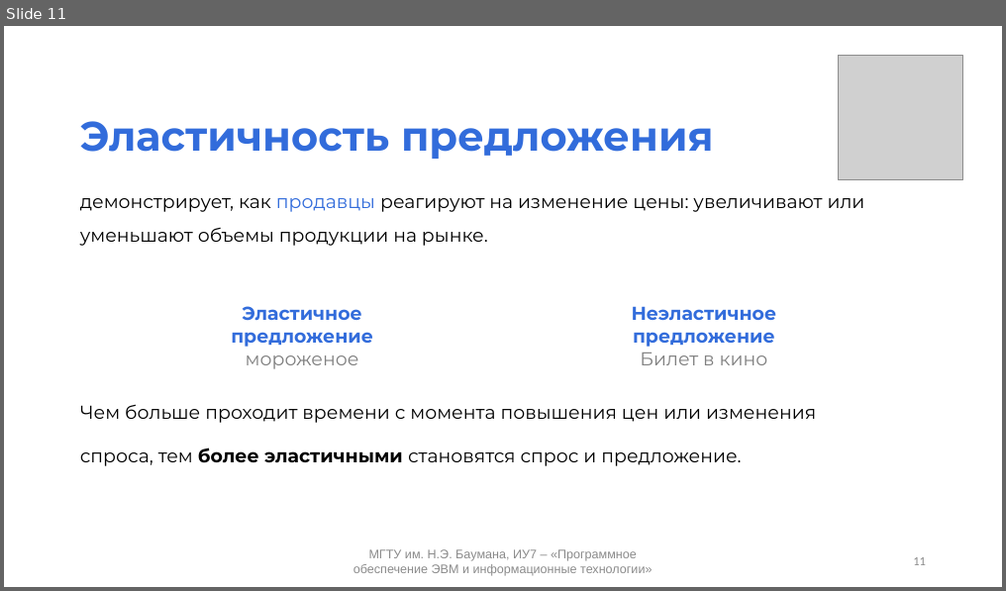
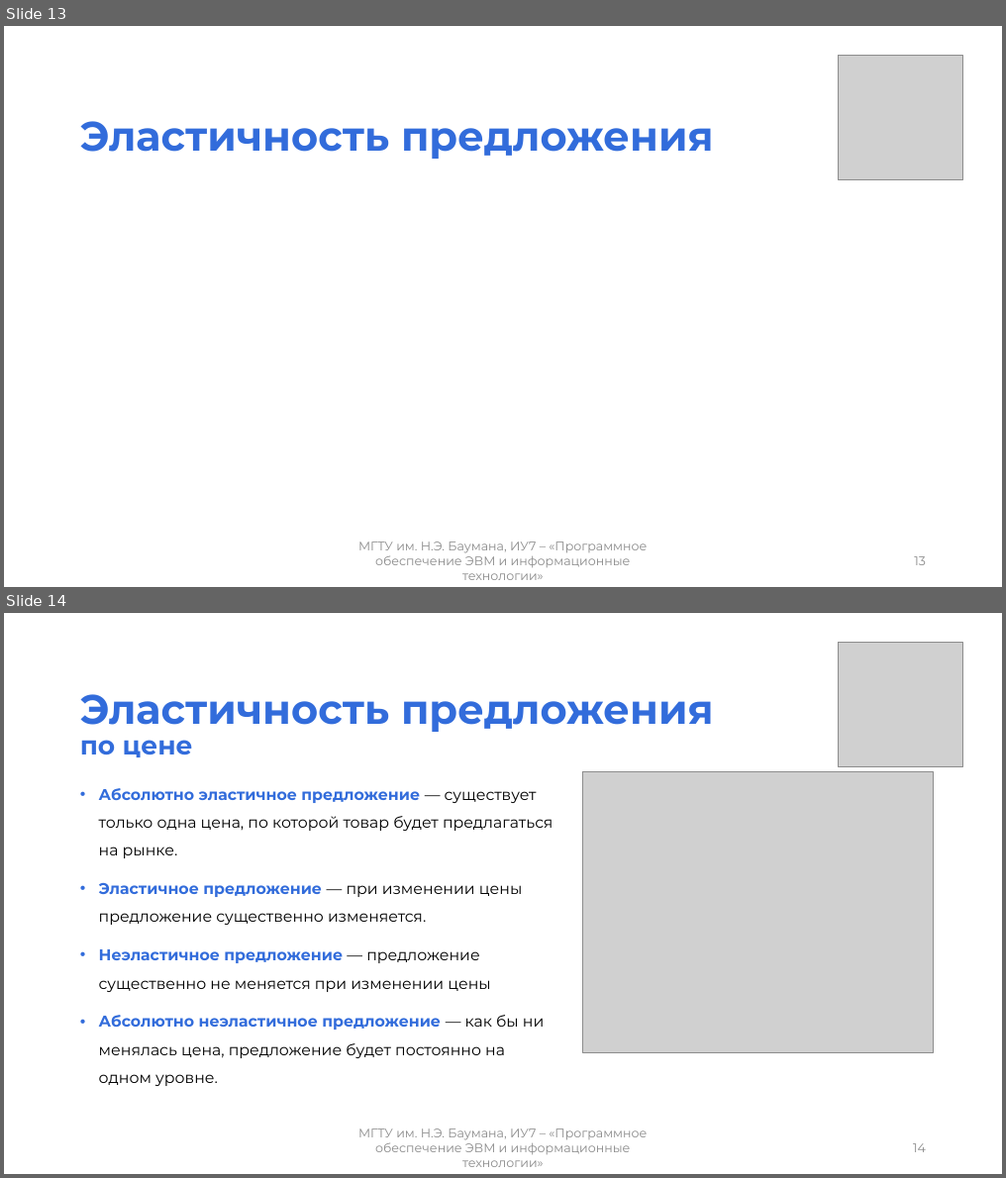
Before and after one commit to mshsvnv/Economics, a slide deck: module_01/pres.pptx. Shown one above the other, each under a label of ours: slide 11 before the commit, slides 13 and 14 after it. The pictures are 1006x591 and 1006x1178 pixels, drawn with LibreOffice and Linux fonts; fonts in the diff are those of the drawing; grey boxes stand for pictures. Boxes give left, top, right and bottom in pixels: in the first picture for what was removed or moved away, otherwise in the second. Text is boxed around its words. In the diff, an @@ line names an element or a change of style, - is before the commit and + after.

```diff
--- a/module_01/pres.pptx
+++ b/module_01/pres.pptx
@@ slide 14 added at (4,613,1002,1174), background #FFFFFF @@
@@ picture added at (839,642,963,766) @@
@@ title added at (80,694,714,758), 39.6 pt, text #326CDB, bold @@
+Эластичность предложения
+по цене
@@ text added at (99,788,552,1086), 15 pt, text #000000 @@
+• Абсолютно эластичное предложение — существует только одна цена, по которой товар будет предлагаться на рынке.
+• Эластичное предложение — при изменении цены предложение существенно изменяется.
+• Неэластичное предложение — предложение существенно не меняется при изменении цены
+• Абсолютно неэластичное предложение — как бы ни менялась цена, предложение будет постоянно на одном уровне.
@@ picture added at (583,771,934,1054) @@
@@ text added at (358,1129,647,1167), 12 pt, text #8C8C8C @@
+МГТУ им. Н.Э. Баумана, ИУ7 – «Программное обеспечение ЭВМ и информационные технологии»
@@ page number added at (913,1144,926,1153), 12 pt, text #8C8C8C @@
+14
@@ what was slide 11 is now slide 13 @@
@@ slide 13 changed as well @@
@@ text removed at (80,198,865,467) @@
-демонстрирует, как продавцы реагируют на изменение цены: увеличивают или уменьшают объемы продукции на рынке.
-Чем больше проходит времени с момента повышения цен или изменения
-спроса, тем более эластичными становятся спрос и предложение.
@@ text removed at (231,306,373,370) @@
-Эластичное предложение
-мороженое
@@ text removed at (632,306,777,366) @@
-Неэластичное предложение
-Билет в кино
@@ text "МГТУ им. Н.Э. Баумана, ИУ7 ..." at (358,542,647,580): font Arial to Montserrat @@
@@ page number at (914,557,926,566): text changed; font Calibri to Montserrat @@
-11
+13
```
Also in this commit, not shown: 11 other slides changed, 3 other slides added, 5 other files.
